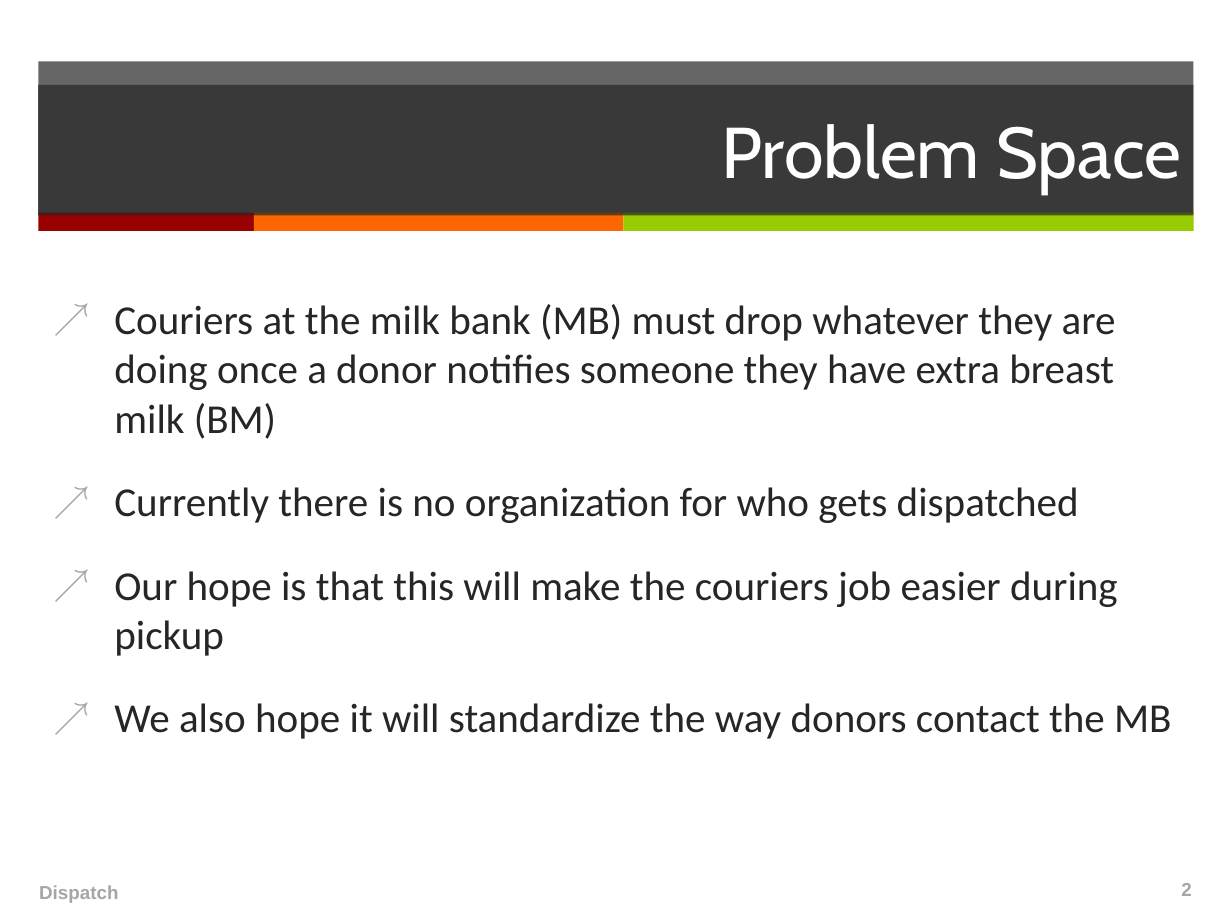
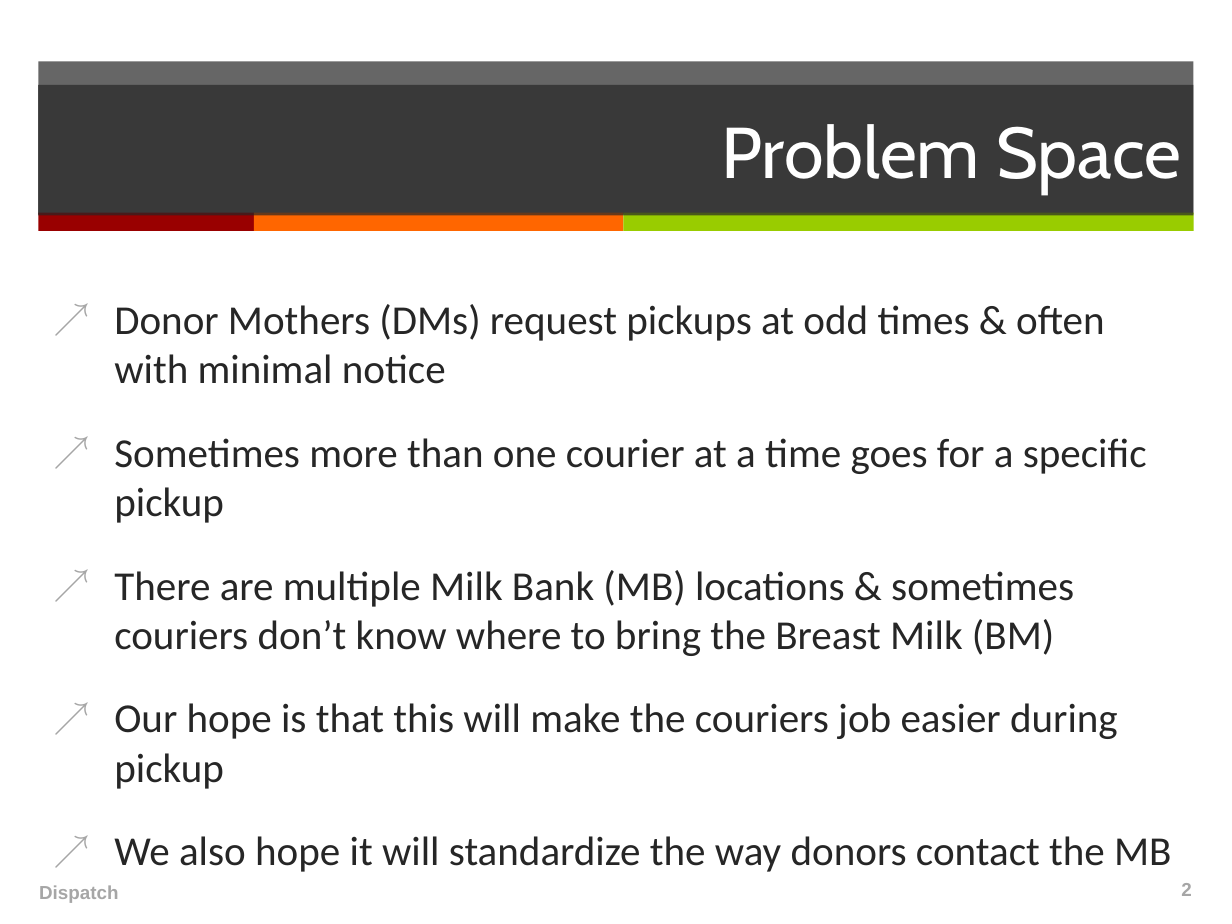
Before and after one commit to japacible/milk-banking-dispatch, a slide deck: slide 2 of presentations/presentation-draft-due-3-6.ppt. Drawn at 1232x924 pixels with LibreOffice and Linux fonts; fonts in the diff are those of the drawing. Boxes give left, top, right and bottom in pixels: in the first picture for what was removed or moved away, otherwise in the second. Text is boxed around its words. In the diff, an @@ line names an element or a change of style, - is before the commit and + after.

```diff
--- a/presentations/presentation-draft-due-3-6.ppt
+++ b/presentations/presentation-draft-due-3-6.ppt
@@ text at box(114, 304, 1147, 656): text changed @@
-↗ Couriers at the milk bank (MB) must drop whatever they are doing once a donor notifies someone they have extra breast milk (BM)
-↗ Currently there is no organization for who gets dispatched
+↗ Donor Mothers (DMs) request pickups at odd times & often with minimal notice
+↗ Sometimes more than one courier at a time goes for a specific pickup
+↗ There are multiple Milk Bank (MB) locations & sometimes couriers don’t know where to bring the Breast Milk (BM)
```
Also in this commit, not shown: 1 other slide changed.
